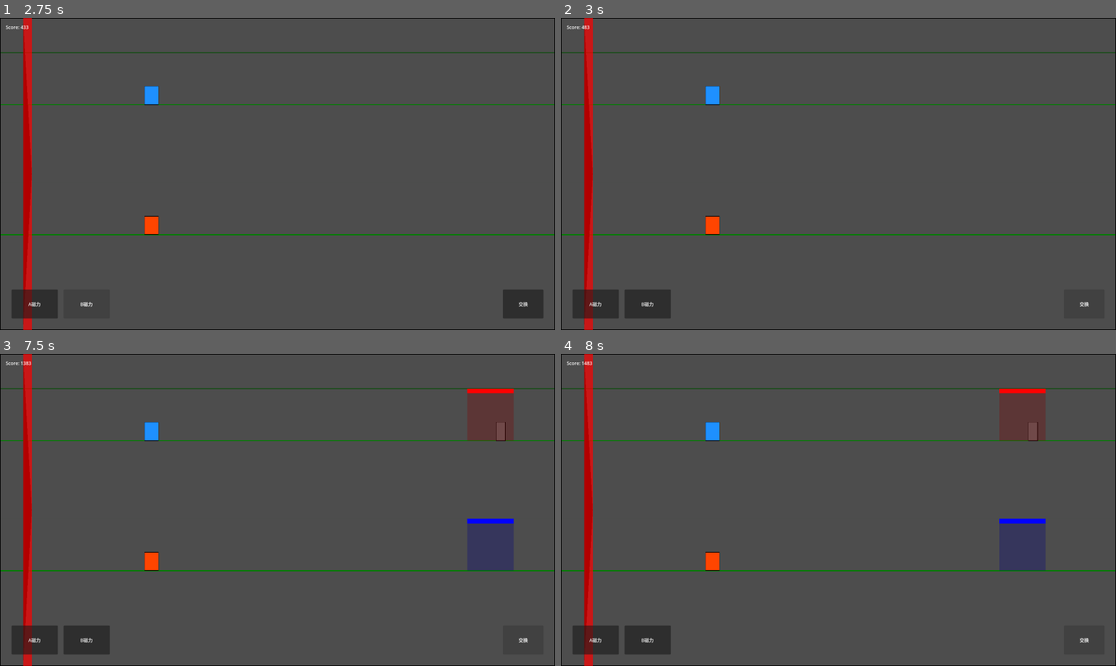
Above: before the commit, frames 1-4 (two rows, left to right).
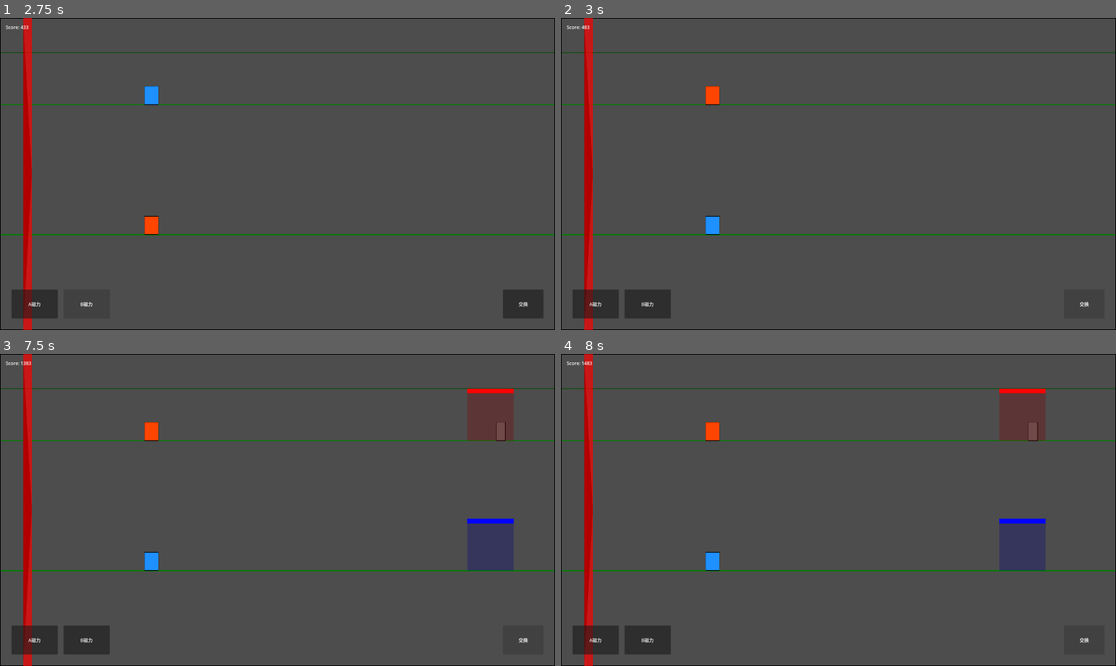
Above: after the commit, the same moments.

Repository: GeorgeMee/Magnetix
Game: Godot game, scene res://src/scenes/ui/start_menu.tscn
Same seed, same stepped clock (60 frames per second), same inputs: the game is played once before the commit and once after it.
Inputs:
- Up to frame 1 (2.75 s): click "开始游戏" at 0.5 s; click "A磁力" at 1.25 s; click "B磁力" at 2 s
- Up to frame 2 (3 s): click "交换" at 2.75 s
- Up to frame 3 (7.5 s): click "A磁力" at 3.5 s; click "B磁力" at 4.25 s; click "交换" at 5 s; click "A磁力" at 5.75 s; click "B磁力" at 6.5 s; click "交换" at 7.25 s
- Up to frame 4 (8 s): no input

Frame 1 is identical in both runs. In frame 2, 0.3% of the frame differs, in the area x 26-29%, y 21-70%; in frame 3, 0.3%; in frame 4, 0.3%.

Commit message:
Fix character color tied to identity, not lane

Diff:
--- a/src/scripts/game/character.gd
+++ b/src/scripts/game/character.gd
@@ -11,6 +11,7 @@
 @export var character_polarity : Magnet.Polarity = Magnet.Polarity.NORTH
 @export var re_center_speed : float = 100.0
 
+var character_color : Color = Color.DODGER_BLUE
 var physics_body : CustBody
 var current_surface : Surface = Surface.FLOOR
 var magnetism_active : bool = false
@@ -43,7 +44,7 @@
 func _draw() -> void:
 	if not is_alive:
 		return
-	var color := Color.DODGER_BLUE if lane == Lane.TOP else Color.ORANGE_RED
+	var color := character_color
 	if current_surface == Surface.CEILING:
 		color = color.lightened(0.3)
 	draw_rect(Rect2(Vector2.ZERO, Vector2(CHAR_WIDTH, CHAR_HEIGHT)), color)
--- a/src/scripts/game/main.gd
+++ b/src/scripts/game/main.gd
@@ -28,11 +28,13 @@
 	character_a = character_scene.instantiate()
 	character_a.lane = Character.Lane.TOP
 	character_a.character_polarity = Magnet.Polarity.NORTH
+	character_a.character_color = Color.DODGER_BLUE
 	add_child(character_a)
 
 	character_b = character_scene.instantiate()
 	character_b.lane = Character.Lane.BOTTOM
 	character_b.character_polarity = Magnet.Polarity.SOUTH
+	character_b.character_color = Color.ORANGE_RED
 	add_child(character_b)
 
 func _connect_input() -> void:
